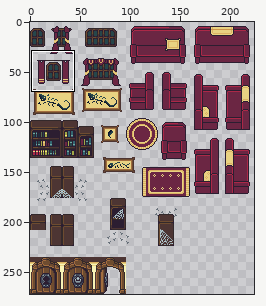
File history of a sprite sheet, Concept Files/Concept sprites/manorDecoSheet1.png. The first picture is a wide view before the edit; the outline marks the close-up.
Close-up. Before the edit:
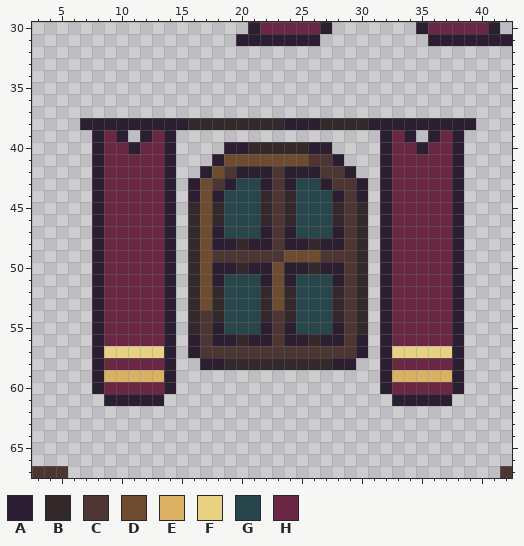
The file is 224x272 pixels. Shown: x 3..42, y 30..67. The commit also changed other parts of the picture, which this record leaves out.
Palette (. is transparent): A #2c1e31  B #33292b  C #4d3533  D #6e4c30  E #dab163  F #e8d282  G #26464b  H #6b2643
Pixels before, first column x 3:
30 ..................AHHHHHA.......AHHHHHA.
31 .................AAAAAAA.........AAAAAAA
32 ........................................
33 ........................................
34 ........................................
35 ........................................
36 ........................................
37 ........................................
38 ....AAAAAAAAABBBBBBBBAAABBBBAAAAAAAAA...
39 .....AHA.AHA.................AHA.AHA....
40 .....AHHAHHA....AABBBBBAA....AHHAHHA....
41 .....AHHHHHA...ADDDDDDDCCA...AHHHHHA....
42 .....AHHHHHA..ADCAAACAAACCA..AHHHHHA....
43 .....AHHHHHA.ADCAGGACAGGACCA.AHHHHHA....
44 .....AHHHHHA.ADAGGGBCBGGGACA.AHHHHHA....
45 .....AHHHHHA.BDBGGGBCBGGGBCB.AHHHHHA....
46 .....AHHHHHA.BDBGGGBCBGGGBCB.AHHHHHA....
47 .....AHHHHHA.BDAGGGACAGGGACB.AHHHHHA....
48 .....AHHHHHA.BDAABAACAABAACB.AHHHHHA....
49 .....AHHHHHA.BDCCCCCCDDDCCCB.AHHHHHA....
50 .....AHHHHHA.BDAABAADAABAACB.AHHHHHA....
51 .....AHHHHHA.BDAGGGADAGGGACB.AHHHHHA....
52 .....AHHHHHA.BDBGGGBDBGGGBCB.AHHHHHA....
53 .....AHHHHHA.BDBGGGBDBGGGBCB.AHHHHHA....
54 .....AHHHHHA.BCBGGGBCBGGGBCB.AHHHHHA....
55 .....AHHHHHA.BCAGGGACAGGGACB.AHHHHHA....
56 .....AHHHHHA.ACAABAACAABAACA.AHHHHHA....
57 .....AFFFFFA.ACCCCCCCCCCCCCA.AFFFFFA....
58 .....AHHHHHA..AABBBBBBBBBAA..AHHHHHA....
59 .....AEEEEEA.................AEEEEEA....
60 .....AHHHHHA.................AHHHHHA....
61 ......AAAAA...................AAAAA.....
62 ........................................
63 ........................................
64 ........................................
65 ........................................
66 ........................................
67 CCC....................................C
After:
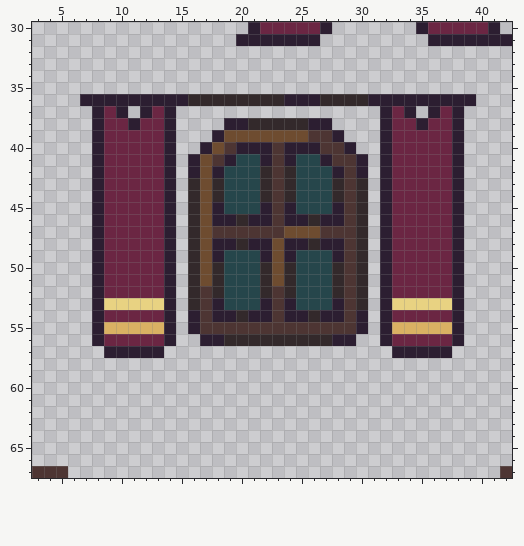
The edit:
y 36: x 7..39 ................................. -> AAAAAAAAABBBBBBBBAAABBBBAAAAAAAAA
y 37: x 8..10 ... -> AHA; x 12..14 ... -> AHA; x 32..34 ... -> AHA; x 36..38 ... -> AHA
y 38: x 7 A -> .; x 9..10 AA -> HH; x 12..13 AA -> HH; x 15..20 ABBBBB -> ....AA; x 24..25 AA -> BB; x 27..31 BBBBA -> A....; x 33..34 AA -> HH; x 36..37 AA -> HH; x 39 A -> .
y 39: x 10..12 A.A -> HHH; x 18..28 ........... -> ADDDDDDDCCA; x 34..36 A.A -> HHH
y 40: x 11 A -> H; x 17..19 ..A -> ADC; x 21..25 BBBBB -> AACAA; x 27..29 A.. -> CCA; x 35 A -> H
y 41: x 16..30 ..ADDDDDDDCCA.. -> ADCAGGACAGGACCA
y 42: x 16..22 .ADCAAA -> ADAGGGB; x 24..30 AAACCA. -> BGGGACA
y 43: x 16 A -> B; x 18..19 CA -> BG; x 22 A -> B; x 24 A -> B; x 27..28 AC -> GB; x 30 A -> B
y 44: x 16 A -> B; x 18 A -> B; x 28 A -> B; x 30 A -> B
y 45: x 18 B -> A; x 22 B -> A; x 24 B -> A; x 28 B -> A
y 46: x 18..22 BGGGB -> AABAA; x 24..28 BGGGB -> AABAA
y 47: x 18..22 AGGGA -> CCCCC; x 24..28 AGGGA -> DDDCC
y 48: x 23 C -> D
y 49: x 18..28 CCCCCCDDDCC -> AGGGADAGGGA
y 50: x 18..22 AABAA -> BGGGB; x 24..28 AABAA -> BGGGB
y 51: x 18 A -> B; x 22 A -> B; x 24 A -> B; x 28 A -> B
y 52: x 17 D -> C; x 23 D -> C
y 53: x 9..13 HHHHH -> FFFFF; x 17..18 DB -> CA; x 22..24 BDB -> ACA; x 28 B -> A; x 33..37 HHHHH -> FFFFF
y 54: x 16 B -> A; x 18..22 BGGGB -> AABAA; x 24..28 BGGGB -> AABAA; x 30 B -> A
y 55: x 9..13 HHHHH -> EEEEE; x 16 B -> A; x 18..22 AGGGA -> CCCCC; x 24..28 AGGGA -> CCCCC; x 30 B -> A; x 33..37 HHHHH -> EEEEE
y 56: x 16..17 AC -> .A; x 19 A -> B; x 21..25 AACAA -> BBBBB; x 27 A -> B; x 29..30 CA -> A.
y 57: x 8..14 AFFFFFA -> .AAAAA.; x 16..30 ACCCCCCCCCCCCCA -> ...............; x 32..38 AFFFFFA -> .AAAAA.
y 58: x 8..14 AHHHHHA -> .......; x 17..29 AABBBBBBBBBAA -> .............; x 32..38 AHHHHHA -> .......
y 59: x 8..14 AEEEEEA -> .......; x 32..38 AEEEEEA -> .......
y 60: x 8..14 AHHHHHA -> .......; x 32..38 AHHHHHA -> .......
y 61: x 9..13 AAAAA -> .....; x 33..37 AAAAA -> .....
Pixel boxes of the changes (left, top, right, bottom) in both close-ups:
changed: (80, 94, 476, 406)
